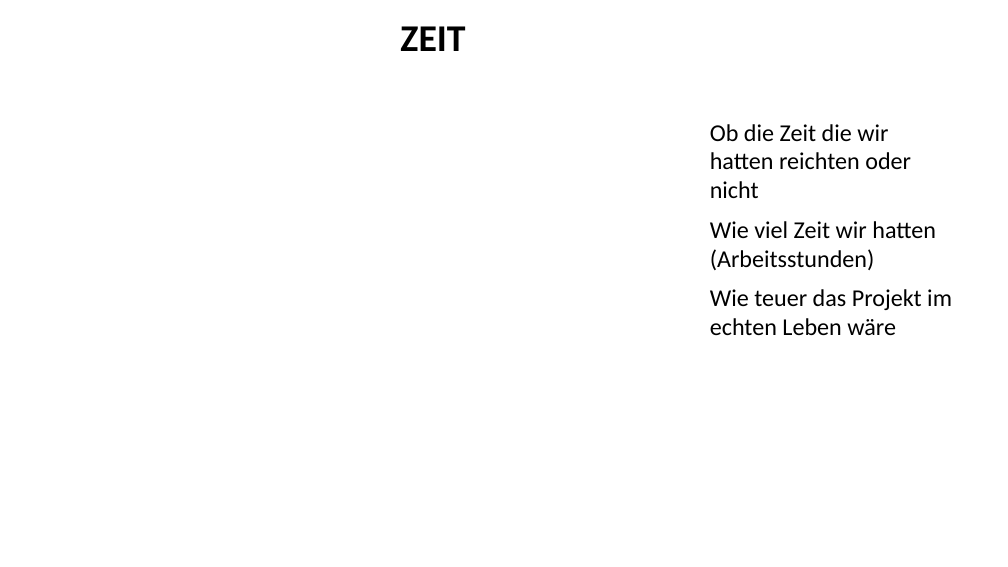
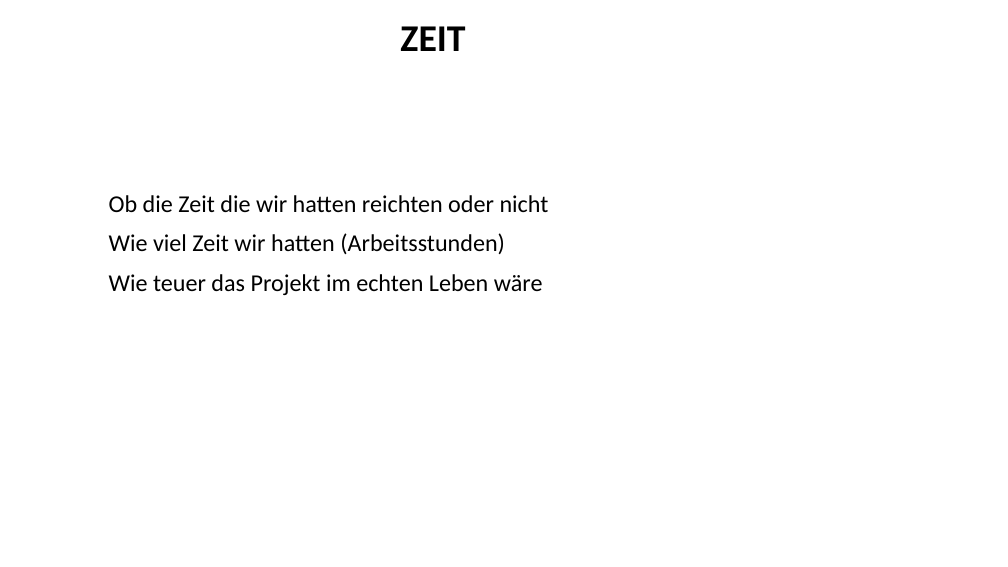
Before and after one commit to I8pieunihaspel/Uniprojekt, a slide deck: slide 11 of Präsentation/Uni-Projekt.odp. Drawn at 1008x567 pixels with LibreOffice and Linux fonts; fonts in the diff are those of the drawing; background and template pictures are left out. Boxes give left, top, right and bottom in pixels: in the first picture for what was removed or moved away, otherwise in the second. Text is boxed around its words. In the diff, an @@ line names an element or a change of style, - is before the commit and + after.

```diff
--- a/Präsentation/Uni-Projekt.odp
+++ b/Präsentation/Uni-Projekt.odp
@@ text "Ob die Zeit die wir ..." rewrapped from (710,124,952,335) to (109,195,549,295) @@
```
Also in this commit, not shown: 1 other slide changed.
